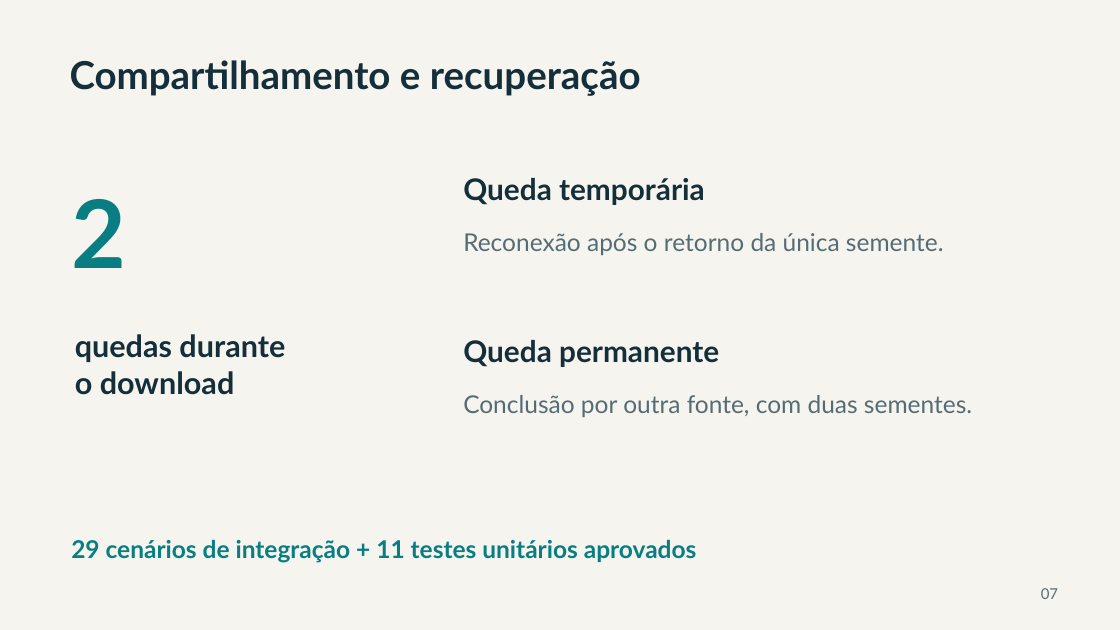
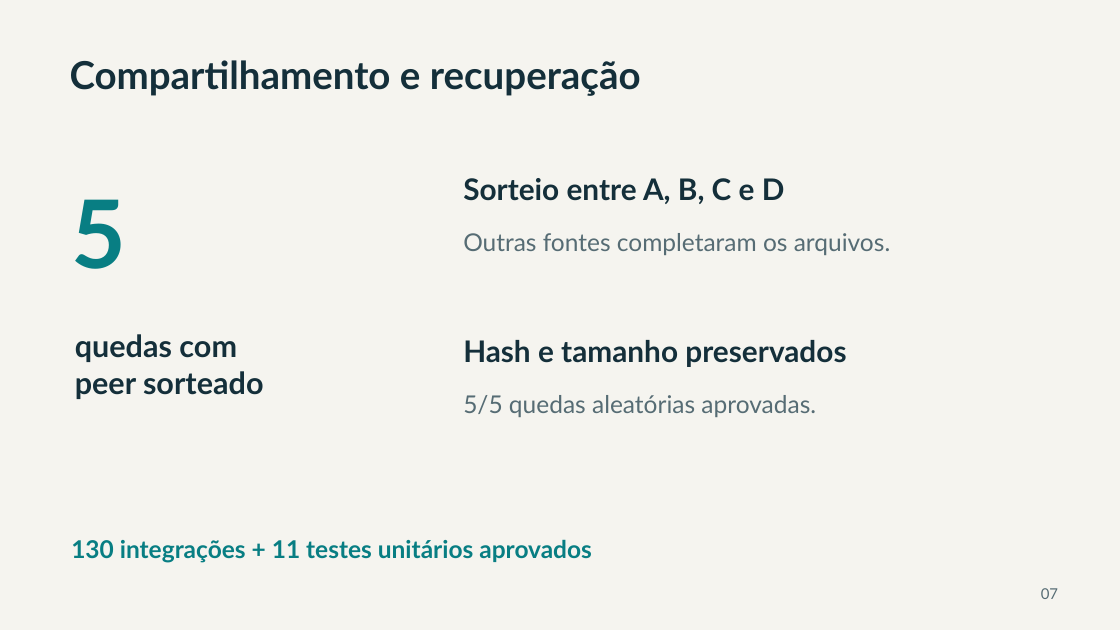
Before and after one commit to Augusto42/sd-tp2-p2p-2026, a slide deck: slide 7 of docs/apresentacao.pptx. Drawn at 1120x630 pixels with LibreOffice and Linux fonts; fonts in the diff are those of the drawing. Boxes give left, top, right and bottom in pixels: in the first picture for what was removed or moved away, otherwise in the second. Text is boxed around its words. In the diff, an @@ line names an element or a change of style, - is before the commit and + after.

Commit message:
Automatiza demonstração e bateria com cinco repetições e falhas aleatórias

```diff
--- a/docs/apresentacao.pptx
+++ b/docs/apresentacao.pptx
@@ text at (463,178,785,204): text changed @@
-Queda temporária
+Sorteio entre A, B, C e D
@@ text at (71,199,126,269): text changed @@
-2
+5
@@ text at (463,233,890,255): text changed @@
-Reconexão após o retorno da única semente.
+Outras fontes completaram os arquivos.
@@ text at (75,334,263,399): text changed @@
-quedas durante
-o download
+quedas com
+peer sorteado
@@ text at (463,340,846,367): text changed @@
-Queda permanente
+Hash e tamanho preservados
@@ text at (463,395,816,417): text changed @@
-Conclusão por outra fonte, com duas sementes.
+5/5 quedas aleatórias aprovadas.
@@ text at (71,539,592,563): text changed @@
-29 cenários de integração + 11 testes unitários aprovados
+130 integrações + 11 testes unitários aprovados
```
Also in this commit, not shown: 3 other slides changed, 21 other files.
